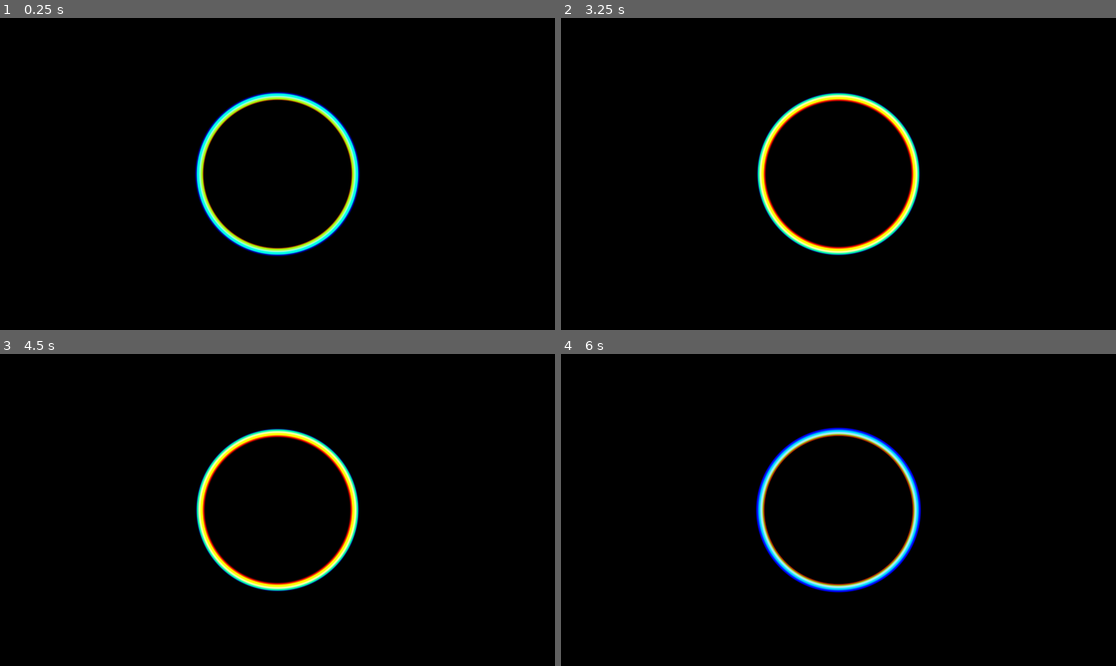
Above: before the commit, frames 1-4 (two rows, left to right).
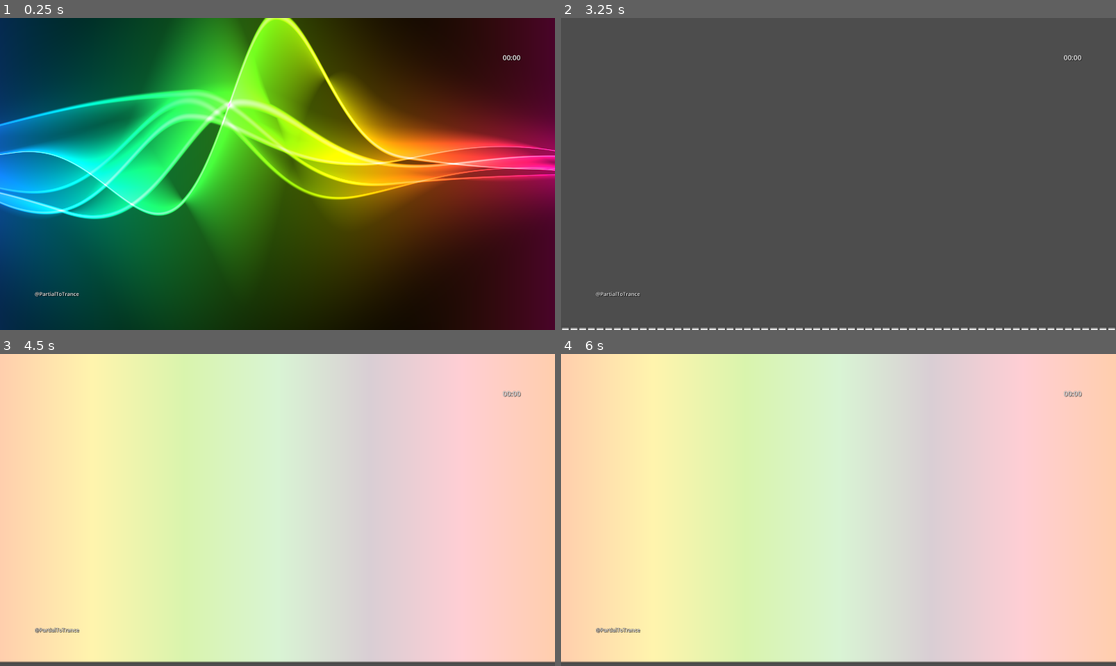
Above: after the commit, the same moments.

Repository: tribloom/audio-shader
Game: Godot game, scene res://scenes/AudioViz.tscn
The game is run twice, just before and just after one commit, with the same random seed, the same clock (stepped at 60 frames per second) and the same inputs. Sound files missing from this copy of the repository are replaced by a short silence.
Inputs (mouse positions are in pixels of both pictures, inside the frame that each line leads up to):
- Up to frame 1 (0.25 s): no input
- Up to frame 2 (3.25 s): tap Enter at 0.5 s; move the mouse to (960, 158) at 0.52 s; hold Right 0.53-1.28 s; tap C at 0.6, 3.05 s; click (960, 158) at 0.67 s; tap O at 0.8, 1.35 s; move the mouse to (727, 189) at 1.27 s; hold Left 1.28-2.03 s; tap R at 1.55, 2.1 s; move the mouse to (894, 105) at 2.02 s; hold Right from 2.03 s (still down); tap F at 2.3, 2.85 s; move the mouse to (810, 236) at 2.77 s; click (810, 236) at 2.92 s
- Up to frame 3 (4.5 s): move the mouse to (444, 556) at 3.52 s; release Right at 3.53 s; hold Left from 3.53 s (still down); tap C at 3.6 s; tap O at 3.8, 4.35 s; move the mouse to (111, 463) at 4.27 s
- Up to frame 4 (6 s): tap R at 4.55, 5.1 s; move the mouse to (866, 510) at 5.02 s; click (866, 510) at 5.17 s; tap F at 5.3, 5.85 s; move the mouse to (755, 432) at 5.77 s; release Left at 5.78 s; hold Right from 5.78 s (still down)

The runs differ from the first frame. In frame 1, 99% of the frame differs, in the area x 0-100%, y 0-100%; in frame 2, 100%; in frame 3, 100%; in frame 4, 100%.
Error before the commit: Parse Error: Used tab character for indentation instead of space as used before in the file. (res://scripts/Visualizer.gd:217)

Commit message:
Revert "Merge pull request #4 from tribloom/codex/add-key-press-to-switch-resolution"
This reverts commit 55baa0630449dc2cce02a4764f4bd71dc961657d, reversing
changes made to 88a5a7582f742b1fb64d64b9503b7507b9c4e70b.

Diff:
--- a/scenes/AudioViz.tscn
+++ b/scenes/AudioViz.tscn
@@ -487,12 +487,6 @@
 stream = ExtResource("14_l1rbe")
 bus = &"Music"
 
-[node name="AudioFileDialog" type="FileDialog" parent="."]
-title = "Select audio file"
-size = Vector2i(900, 600)
-access = 2
-filters = PackedStringArray("*.ogg ; Ogg Audio", "*.mp3 ; MP3 Audio", "*.wav ; WAV Audio")
-
 [node name="CanvasLayer" type="CanvasLayer" parent="."]
 
 [node name="ColorRect" type="ColorRect" parent="CanvasLayer"]
--- a/scripts/Visualizer.gd
+++ b/scripts/Visualizer.gd
@@ -78,17 +78,11 @@
 
 @onready var player: AudioStreamPlayer = $AudioStreamPlayer
 @onready var color_rect: ColorRect = $CanvasLayer/ColorRect
-@onready var audio_file_dialog: FileDialog = $AudioFileDialog
 
 var analyzer: AudioEffectSpectrumAnalyzerInstance
 var bus_idx: int = -1
 var started := false
 var mode: Mode
-
-var _landscape_size := Vector2i.ZERO
-var _portrait_size := Vector2i.ZERO
-var _using_portrait := false
-var _last_audio_dir: String = ""
 
 # Cache shader uniform names for quick lookups when binding parameters.
 var _shader_uniform_cache: Dictionary = {}
@@ -167,50 +161,30 @@
 var _credit_settings: LabelSettings
 var _cues: Array = []       # Array of { "t": float, "title": String }
 var _current_cue_idx: int = -1
-var _manual_track_title: String = ""
 
 # -----------------------------------------------------------------------------------
 
 func _ready() -> void:
-        mode = start_mode
-        _build_shader_registry()
-        _apply_mode_material()
-
-        var win_size := DisplayServer.window_get_size()
-        if win_size.x <= 0 or win_size.y <= 0:
-                var def_w := int(ProjectSettings.get_setting("display/window/size/viewport_width", 1920))
-                var def_h := int(ProjectSettings.get_setting("display/window/size/viewport_height", 1080))
-                win_size = Vector2i(def_w, def_h)
-        _landscape_size = win_size
-        _portrait_size = Vector2i(win_size.y, win_size.x)
-        _using_portrait = win_size.x < win_size.y
-
-        player.bus = target_bus_name
-        bus_idx = AudioServer.get_bus_index(target_bus_name)
-        if bus_idx == -1:
-                push_error("Bus '%s' not found." % target_bus_name)
-                return
-
-        call_deferred("_init_analyzer")
-
-        _setup_spectrum_resources()
-        _setup_waterfall_resources()
-        _bind_all_material_textures()
-        _update_aspect()
-
-        _build_overlay()
-        _parse_tracklist()
-        _update_overlay_visibility()
-
-        if audio_file_dialog:
-                audio_file_dialog.access = FileDialog.ACCESS_FILESYSTEM
-                audio_file_dialog.file_mode = FileDialog.FILE_MODE_OPEN_FILE
-                if audio_file_dialog.filters.is_empty():
-                        audio_file_dialog.filters = PackedStringArray(["*.ogg ; Ogg Audio", "*.mp3 ; MP3 Audio", "*.wav ; WAV Audio"])
-                audio_file_dialog.file_selected.connect(_on_audio_file_selected)
-
-        if player.stream:
-                _manual_track_title = _extract_stream_display_name(player.stream)
+	mode = start_mode
+	_build_shader_registry()
+	_apply_mode_material()
+
+	player.bus = target_bus_name
+	bus_idx = AudioServer.get_bus_index(target_bus_name)
+	if bus_idx == -1:
+		push_error("Bus '%s' not found." % target_bus_name)
+		return
+
+	call_deferred("_init_analyzer")
+
+	_setup_spectrum_resources()
+	_setup_waterfall_resources()
+	_bind_all_material_textures()
+	_update_aspect()
+
+	_build_overlay()
+	_parse_tracklist()
+	_update_overlay_visibility()
 
 
 
@@ -284,25 +258,20 @@
 			started = true
 	if event is InputEventKey and event.pressed and !event.echo:
 		match event.keycode:
-                        KEY_C:
-                                _toggle_mode()
-                        KEY_RIGHT:
-                                _skip_to_next_cue()
-                        KEY_LEFT:
-                                _skip_to_previous_cue()
-                        KEY_O:
-                                overlay_enabled = !overlay_enabled
-                                _update_overlay_visibility()
-                        KEY_R:
-                                _toggle_window_orientation()
-                        KEY_F:
-                                _prompt_for_audio_file()
+			KEY_C:
+				_toggle_mode()
+			KEY_RIGHT:
+				_skip_to_next_cue()
+			KEY_LEFT:
+				_skip_to_previous_cue()
+			KEY_O:
+				overlay_enabled = !overlay_enabled
 
 func _toggle_mode() -> void:
-        match mode:
-                Mode.CHROMA:         mode = Mode.CIRCLE
-                Mode.CIRCLE:         mode = Mode.BARS
-                Mode.BARS:           mode = Mode.LINE
+	match mode:
+		Mode.CHROMA:         mode = Mode.CIRCLE
+		Mode.CIRCLE:         mode = Mode.BARS
+		Mode.BARS:           mode = Mode.LINE
 		Mode.LINE:           mode = Mode.WATERFALL
 		Mode.WATERFALL:      mode = Mode.AURORA
 		Mode.AURORA:         mode = Mode.UNIVERSE
@@ -314,106 +283,13 @@
 		Mode.FRACTAL_COLORS: mode = Mode.BUBBLES
 		Mode.BUBBLES:        mode = Mode.CHROMA
 		Mode.CUSTOM:         mode = Mode.CHROMA  # never land here by cycling
-        _apply_mode_material()
-        _update_aspect()
-
-func _toggle_window_orientation() -> void:
-        var target := Vector2i.ZERO
-        if _using_portrait:
-                target = _landscape_size
-        else:
-                target = _portrait_size
-                if target == Vector2i.ZERO:
-                        var current := DisplayServer.window_get_size()
-                        if current.x > 0 and current.y > 0:
-                                target = Vector2i(current.y, current.x)
-                        else:
-                                var def_w := int(ProjectSettings.get_setting("display/window/size/viewport_width", 1920))
-                                var def_h := int(ProjectSettings.get_setting("display/window/size/viewport_height", 1080))
-                                target = Vector2i(def_h, def_w)
-                        _portrait_size = target
-        if target != Vector2i.ZERO:
-                DisplayServer.window_set_size(target)
-                _update_aspect()
-
-func _prompt_for_audio_file() -> void:
-        if audio_file_dialog == null:
-                return
-        var start_dir := _last_audio_dir
-        if start_dir == "":
-                start_dir = OS.get_user_data_dir()
-        audio_file_dialog.current_dir = start_dir
-        audio_file_dialog.popup_centered()
-
-func _on_audio_file_selected(path: String) -> void:
-        var stream := _load_audio_stream_from_path(path)
-        if stream == null:
-                push_warning("Failed to load audio file: %s" % path)
-                return
-        _last_audio_dir = path.get_base_dir()
-        var file_name := path.get_file()
-        var base_name := file_name.get_basename()
-        stream.resource_name = file_name
-        player.stop()
-        player.stream = stream
-        player.play()
-        started = true
-
-        if tracklist_path == "":
-                var guessed := _guess_tracklist_path_for_audio(path)
-                if guessed != "":
-                        tracklist_path = guessed
-        _parse_tracklist()
-        if _cues.is_empty():
-                _manual_track_title = base_name
-        else:
-                _manual_track_title = ""
-
-        _current_cue_idx = -1
-        _update_track_overlay(0.0)
-
-func _load_audio_stream_from_path(path: String) -> AudioStream:
-        var ext := path.get_extension().to_lower()
-        match ext:
-                "ogg":
-                        return AudioStreamOggVorbis.load_from_file(path)
-                "wav":
-                        return AudioStreamWAV.load_from_file(path)
-                "mp3":
-                        var bytes := FileAccess.get_file_as_bytes(path)
-                        if bytes.is_empty():
-                                return null
-                        var mp3 := AudioStreamMP3.new()
-                        mp3.data = bytes
-                        return mp3
-                _:
-                        push_warning("Unsupported audio format: %s" % ext)
-                        return null
-
-func _guess_tracklist_path_for_audio(path: String) -> String:
-        var base := path.get_basename()
-        var candidates := PackedStringArray([
-                base + ".tracklist",
-                base + ".txt"
-        ])
-        for candidate in candidates:
-                if FileAccess.file_exists(candidate):
-                        return candidate
-        return ""
-
-func _extract_stream_display_name(stream: AudioStream) -> String:
-        if stream == null:
-                return ""
-        if stream.resource_path != "":
-                return stream.resource_path.get_file().get_basename()
-        if stream.resource_name != "":
-                return stream.resource_name
-        return ""
+	_apply_mode_material()
+	_update_aspect()
 
 func _apply_mode_material() -> void:
-        match mode:
-                Mode.CHROMA:            color_rect.material = material_chromatic
-                Mode.CIRCLE:            color_rect.material = material_circle
+	match mode:
+		Mode.CHROMA:            color_rect.material = material_chromatic
+		Mode.CIRCLE:            color_rect.material = material_circle
 		Mode.BARS:              color_rect.material = material_bars
 		Mode.LINE:              color_rect.material = material_line
 		Mode.WATERFALL:         color_rect.material = material_waterfall
@@ -572,16 +448,8 @@
 	return clamp(t, 0.0, 1.0)
 
 func _notification(what: int) -> void:
-        if what == NOTIFICATION_WM_SIZE_CHANGED:
-                var size := DisplayServer.window_get_size()
-                if size.x > 0 and size.y > 0:
-                        if size.x >= size.y:
-                                _landscape_size = size
-                                _using_portrait = false
-                        else:
-                                _portrait_size = size
-                                _using_portrait = true
-                _update_aspect()
+	if what == NOTIFICATION_WM_SIZE_CHANGED:
+		_update_aspect()
 
 func _update_aspect() -> void:
 	var s := get_viewport_rect().size
@@ -816,10 +684,8 @@
 	if _credit_label: _credit_label.visible = v and credit_enabled
 
 func _parse_tracklist() -> void:
-        var previous_manual := _manual_track_title
-        _cues.clear()
-        _manual_track_title = ""
-        var lines: PackedStringArray = []
+	_cues.clear()
+	var lines: PackedStringArray = []
 
 	if tracklist_path != "":
 		var f := FileAccess.open(tracklist_path, FileAccess.READ)
@@ -876,10 +742,8 @@
 			"params": params
 		})
 
-        _cues.sort_custom(func(a, b): return a["t"] < b["t"])
-        _current_cue_idx = -1
-        if _cues.is_empty():
-                _manual_track_title = previous_manual
+	_cues.sort_custom(func(a, b): return a["t"] < b["t"])
+	_current_cue_idx = -1
 
 func _parse_timestamp_to_seconds(ts: String) -> float:
 	# supports M:SS, MM:SS, H:MM:SS
@@ -933,11 +797,11 @@
 	if not overlay_enabled or _title_label == null or _time_label == null:
 		return
 
-        if _cues.is_empty():
-                _title_label.text = _manual_track_title
-        else:
-                var idx := _find_current_cue_index(now_sec)
-                if idx != _current_cue_idx:
+	if _cues.is_empty():
+		_title_label.text = ""
+	else:
+		var idx := _find_current_cue_index(now_sec)
+		if idx != _current_cue_idx:
 			_current_cue_idx = idx
 			var cue = _cues[idx]
 			_title_label.text = String(cue["title"])
